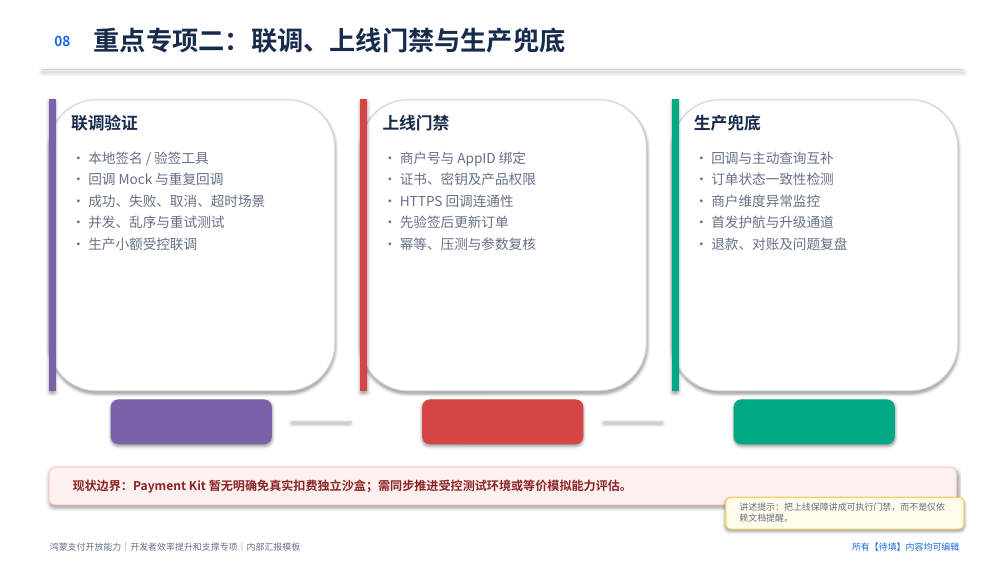
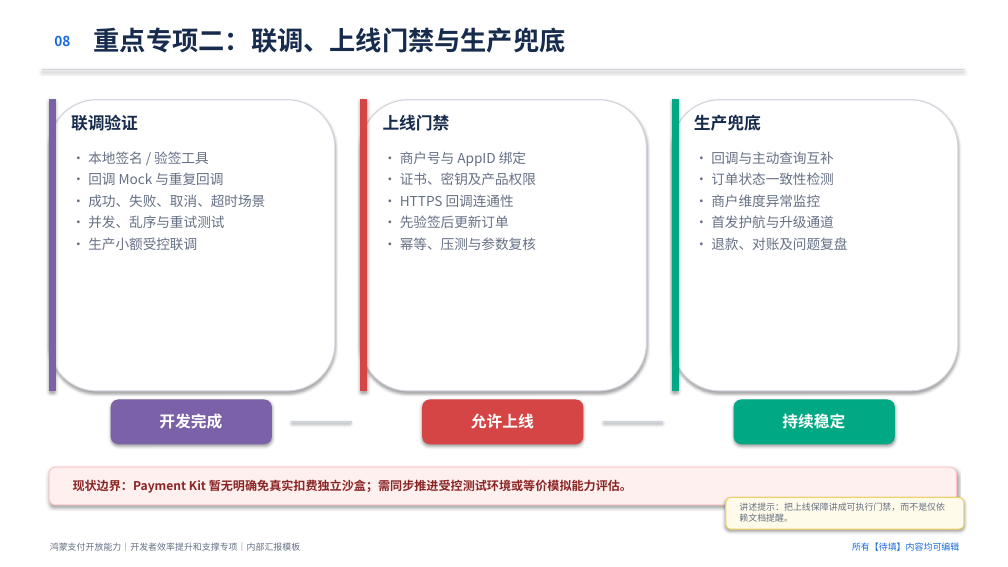
Before and after one commit to w450434204/Cursor, a slide deck: slide 8 of 鸿蒙支付开发者效率提升专项_ST汇报模板.pptx. Drawn at 1008x567 pixels with LibreOffice and Linux fonts; fonts in the diff are those of the drawing. Boxes give left, top, right and bottom in pixels: in the first picture for what was removed or moved away, otherwise in the second. Text is boxed around its words. In the diff, an @@ line names an element or a change of style, - is before the commit and + after.

```diff
--- a/鸿蒙支付开发者效率提升专项_ST汇报模板.pptx
+++ b/鸿蒙支付开发者效率提升专项_ST汇报模板.pptx
@@ text added at box(159, 413, 222, 429), 15 pt, text #FFFFFF, bold @@
+开发完成
@@ text added at box(471, 413, 534, 429), 15 pt, text #FFFFFF, bold @@
+允许上线
@@ text added at box(782, 413, 845, 429), 15 pt, text #FFFFFF, bold @@
+持续稳定
```
Also in this commit, not shown: 1 other slide changed, 1 other file.
